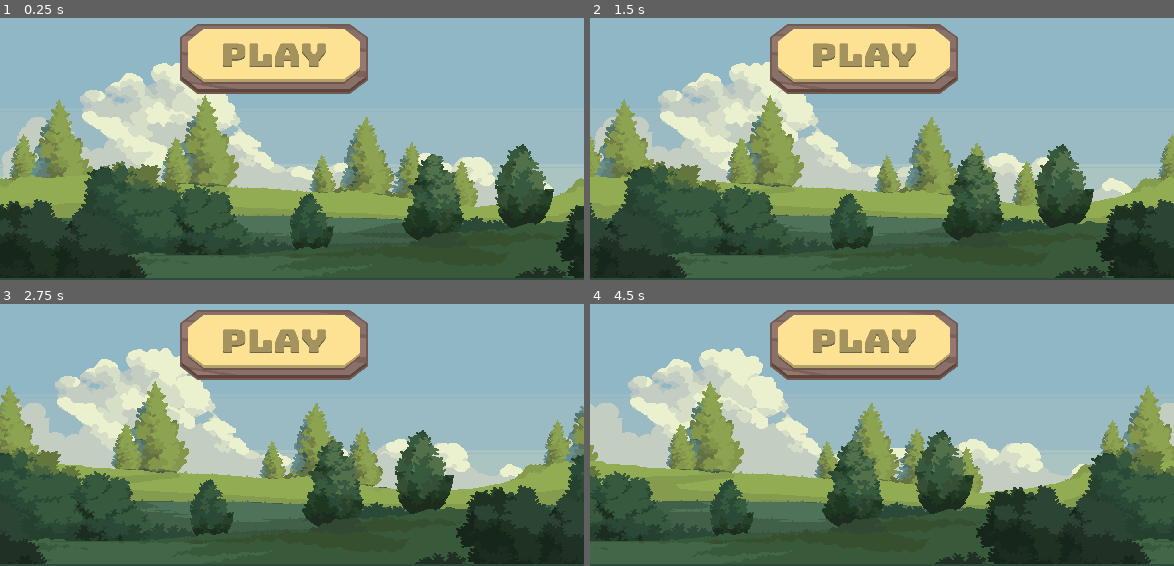
Above: before the commit, frames 1-4 (two rows, left to right).
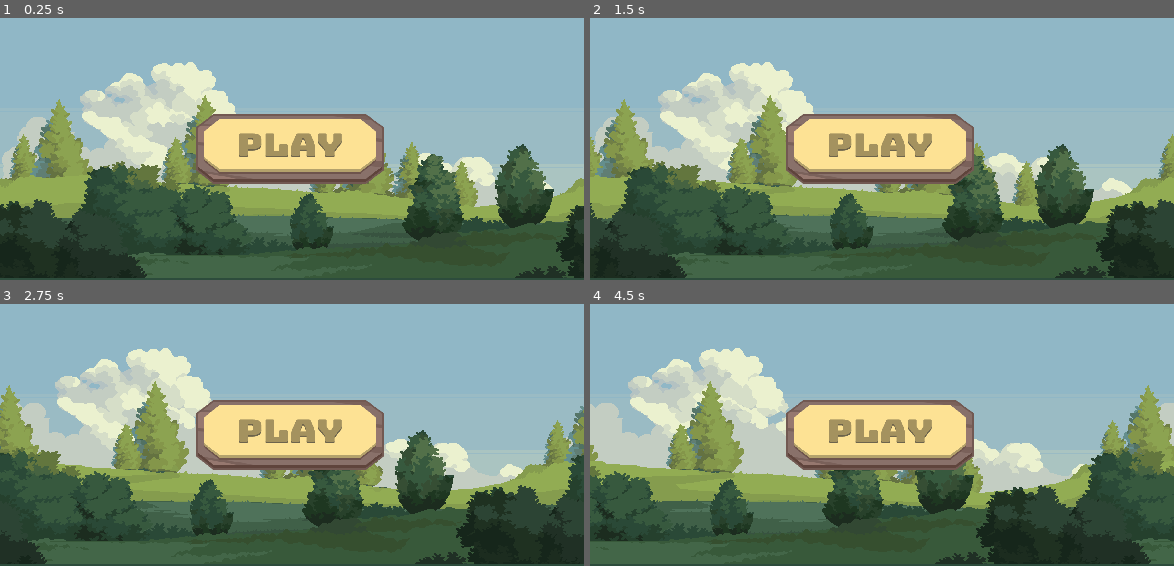
Above: after the commit, the same moments.

Repository: Maxsonin/Mobile-GameDev-Hackatho-IT-Revolution-24
Game: Godot game, scene res://scenes/mainmenu/main_menu.tscn
The game is run twice, just before and just after one commit, with the same random seed, the same clock (stepped at 60 frames per second) and the same inputs.
Inputs:
- Up to frame 1 (0.25 s): no input
- Up to frame 2 (1.5 s): hold D (Right) 0.53-1.28 s; hold S (Down) from 1.28 s (still down)
- Up to frame 3 (2.75 s): release S (Down) at 2.03 s; hold D (Right) from 2.03 s (still down)
- Up to frame 4 (4.5 s): release D (Right) at 2.78 s; hold W (Up) 2.78-3.53 s; hold A (Left) from 3.53 s (still down)

The runs differ from the first frame. In frame 1, 17% of the frame differs, in the area x 30-66%, y 2-64%; in frame 2, 17%; in frame 3, 16%; in frame 4, 16%.

Commit message:
but center

Diff:
--- a/scenes/mainmenu/main_menu.tscn
+++ b/scenes/mainmenu/main_menu.tscn
@@ -27,7 +27,7 @@
 script = ExtResource("7_wghmq")
 
 [node name="TouchScreenButton" type="TouchScreenButton" parent="Control"]
-position = Vector2(90, 7)
+position = Vector2(98, 52)
 scale = Vector2(0.239796, 0.208333)
 texture_normal = ExtResource("7_0pagw")
 shape = SubResource("RectangleShape2D_vc0g1")
